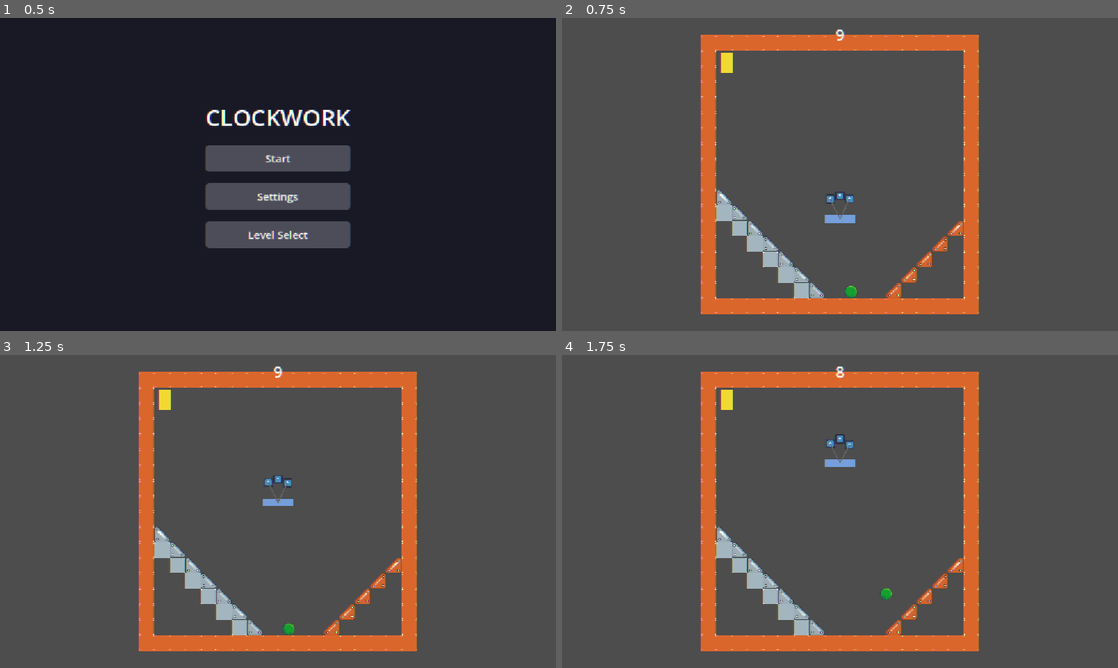
Above: before the commit, frames 1-4 (two rows, left to right).
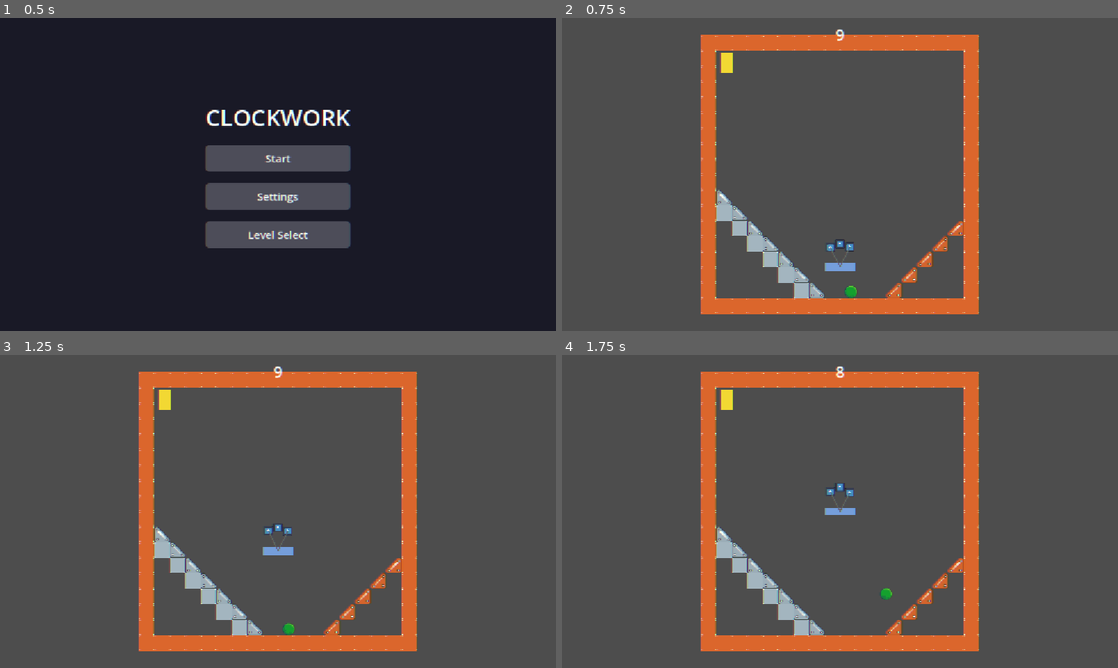
Above: after the commit, the same moments.

Repository: swan-eternal/clockwork
Game: Godot game, scene res://scenes/main_menu.tscn
Two runs of this game, one before a commit and one after it. Both use one fixed random seed, a clock stepped at 60 frames per second and the inputs below. The engine's default icon, where the game draws it, is replaced by a stand-in: a white triangle on a blue panel in a dark square.
Inputs:
- Up to frame 1 (0.5 s): no input
- Up to frame 2 (0.75 s): click "Start" at 0.5 s
- Up to frame 3 (1.25 s): no input
- Up to frame 4 (1.75 s): tap Enter (ui_accept) at 1.25, 1.52 s; hold Right (ui_right) from 1.28 s (still down)

Frame 1 is identical in both runs. In frame 2, 0.5% of the frame differs, in the area x 47-53%, y 55-81%; in frame 3, 0.5%; in frame 4, 0.5%.

Commit message:
Fix platform position bug + drop rail constraint feature
The rail markers + constraint feature was a mess (Jason: 'doesn't
work in an intuitive way at all'). Two changes:

1. Fix the position bug. moving_platform.gd's _ready was setting
   'position = rail_start.lerp(rail_end, _t)', which OVERWROTE the
   platform's placed position (the .tscn's position field). The
   platform would always appear at the rail-start offset, not where
   the designer placed it in the .tscn / editor. Fix: capture the
   placed position in @onready ('@onready var _placed_position:
   Vector2 = position') and use it as the base — 'position =
   _placed_position + rail_start.lerp(rail_end, _t)' in both _ready
   and _physics_process. The markers' positions are now offsets on
   top of the placed position, not the entire position.

2. Roll back the constraint feature. The vertical / horizontal /
   diagonal lock (added in c82713d) used _process polling to detect
   marker movement, which was a workaround for a missing
   set_notify_local_transform_changes in this Godot build. The
   feature is over-engineered for a jam — the markers alone solve
   the drag-to-position problem. Removed: rail_constraint export,
   _processing_marker_constraint flag, marker signal connections in
   _ready, the two _on_*_marker_moved handler functions.

The markers stay as draggable Node2D children (the rail_marker.gd
script is still attached for the visual indicator in _draw — a small
circle drawn in the editor so the marker is visually distinct and
easy to find in the Scene tree). The _process polling was removed
from rail_marker.gd (no longer needed without the constraint).

The result: drag a marker → rail_start / rail_end updates → platform
moves between them in its local frame. Platform stays where the
designer put it in the .tscn / editor (no more position overwrite).
Markers are visually distinct in the editor. No over-engineered
constraint feature cluttering the UI.

Diff:
--- a/scripts/moving_platform.gd
+++ b/scripts/moving_platform.gd
@@ -14,19 +14,17 @@
 ## @export values at _ready(). This lets the level designer drag the
 ## endpoints visually in the editor instead of typing numbers.
 ##
+## The platform's position in the .tscn / editor (where the designer
+## placed it) is preserved — the rail offset is added on top via
+## `_placed_position + rail_start.lerp(rail_end, _t)`. Without this,
+## the platform's position would be overwritten by the rail start
+## and the platform would always appear at the parent's origin +
+## rail_start regardless of where the designer placed it.
+##
 
 # Variant label. Drives the gravity/buoyancy direction in _ready().
 # "Balloon" rises (buoyancy > gravity); "Weight" falls (gravity).
 @export var platform_type: String = "Balloon"
-
-# Direction lock between the two rail markers (RailStart / RailEnd).
-# When the designer drags one marker, the other is snapped so the
-# rail direction stays at this axis. "free" = no constraint.
-# "vertical" = same X (RailEnd.x locked to RailStart.x). "horizontal"
-# = same Y. "diagonal" = 45° (RailEnd - RailStart = (d, d), preserves
-# the original X-distance d). Applies only in the editor via the
-# marker nodes' position_manually_set signal.
-@export_enum("free", "vertical", "horizontal", "diagonal") var rail_constraint: String = "free"
 
 # Rail endpoints in platform-local coordinates. The platform moves
 # back and forth between these along the line connecting them.
@@ -68,15 +66,16 @@
 @onready var _rail_start_marker: Node2D = get_node_or_null("RailStart")
 @onready var _rail_end_marker: Node2D = get_node_or_null("RailEnd")
 
+# Capture the placed position (the position the platform was set to
+# in the .tscn / editor) so the rail offset is added on top of it
+# rather than overwriting it. @onready runs before any rail offset
+# logic modifies position, so this is the true placed position.
+@onready var _placed_position: Vector2 = position
+
 # Internal state — parameter along the rail (0 = at rail_start, 1 = at
 # rail_end), plus per-tick velocity.
 var _t: float = 0.0
 var _velocity: float = 0.0
-
-# True while the constraint handler is programmatically moving the
-# other marker in response to one marker being moved. Prevents the
-# marker A moves → marker B moves → marker A moves loop.
-var _processing_marker_constraint: bool = false
 
 # The CollisionShape2D and Polygon2D visual are children of the
 # platform node, populated from the @tool-evaluated scene tree.
@@ -94,15 +93,6 @@
 	if _rail_end_marker != null:
 		rail_end = _rail_end_marker.position
 
-	# Connect to the markers' position_manually_set signal so the
-	# constraint (rail_constraint) is enforced when the designer drags
-	# them. Only meaningful in the editor — at runtime the markers
-	# don't move, so no signal fires and the constraint is a no-op.
-	if _rail_start_marker != null and _rail_start_marker.has_signal("position_manually_set"):
-		_rail_start_marker.position_manually_set.connect(_on_start_marker_moved)
-	if _rail_end_marker != null and _rail_end_marker.has_signal("position_manually_set"):
-		_rail_end_marker.position_manually_set.connect(_on_end_marker_moved)
-
 	# Apply the gravity_scale based on platform_type so the same @export
 	# values for gravity/buoyancy give the right behavior in both
 	# variants without the level designer having to set them.
@@ -118,10 +108,13 @@
 			gravity_scale = 1.0
 
 	# Initial state — start at the configured starting_position on the
-	# rail with zero velocity.
+	# rail with zero velocity. Position is the placed position (from
+	# the .tscn / editor) plus the rail offset, so the platform stays
+	# where the designer put it rather than snapping to the parent's
+	# origin + rail_start.
 	_t = starting_position
 	_velocity = 0.0
-	position = rail_start.lerp(rail_end, _t)
+	position = _placed_position + rail_start.lerp(rail_end, _t)
 
 
 func _physics_process(delta: float) -> void:
@@ -160,8 +153,11 @@
 		_t = 1.0
 		_velocity = 0.0
 
-	# Apply position in local coords.
-	position = rail_start.lerp(rail_end, _t)
+	# Apply position: placed position (from .tscn) + rail offset.
+	# Using the placed position as the base means the platform stays
+	# where the designer placed it in the .tscn / editor, and the rail
+	# offset is just an offset on top of that.
+	position = _placed_position + rail_start.lerp(rail_end, _t)
 
 
 # Resize the CollisionShape2D RectangleShape2D to match platform_size.
@@ -187,62 +183,13 @@
 	])
 
 
-# Draw a line between the rail endpoints in the editor. Gives the
-# level designer a visual reference for the rail's extent, even
-# when the markers are at their default positions. Draws only in
-# the editor (Engine.is_editor_hint() check) so it doesn't show
-# at runtime.
+# Draw a light-blue line between the rail endpoints in the editor. Gives
+# the level designer a visual reference for the rail's extent, even
+# when the markers are at their default positions. Draws only in the
+# editor (Engine.is_editor_hint() check) so it doesn't show at runtime.
 func _draw() -> void:
 	if not Engine.is_editor_hint():
 		return
 	draw_line(rail_start, rail_end, Color(0.5, 0.8, 1.0, 0.6), 2.0)
 	draw_circle(rail_start, 4.0, Color(0.5, 0.8, 1.0, 0.8))
 	draw_circle(rail_end, 4.0, Color(0.5, 0.8, 1.0, 0.8))
-
-
-# Called when the designer drags RailStart in the editor. Snaps
-# RailEnd to maintain the rail_constraint lock. Editor-only (the
-# signal is fired in the marker's @tool _notification, which doesn't
-# fire at runtime in a meaningful way). The _processing_marker_constraint
-# flag prevents the loop where moving RailEnd programmatically would
-# re-fire RailStart's signal and trigger another move.
-func _on_start_marker_moved(new_pos: Vector2) -> void:
-	if _processing_marker_constraint or not Engine.is_editor_hint():
-		return
-	if _rail_end_marker == null:
-		return
-	_processing_marker_constraint = true
-	match rail_constraint:
-		"vertical":
-			# Same X — the rail is vertical. Keep RailEnd's X, take
-			# RailStart's Y (snap RailEnd horizontally to match).
-			_rail_end_marker.position = Vector2(_rail_end_marker.position.x, new_pos.y)
-		"horizontal":
-			# Same Y — rail is horizontal. Keep RailEnd's Y, take
-			# RailStart's X.
-			_rail_end_marker.position = Vector2(new_pos.x, _rail_end_marker.position.y)
-		"diagonal":
-			# 45° line. Preserve the original X-distance d between
-			# the markers; set RailEnd to RailStart + (d, d).
-			var dx: float = _rail_end_marker.position.x - _rail_start_marker.position.x
-			_rail_end_marker.position = Vector2(new_pos.x + dx, new_pos.y + dx)
-	_processing_marker_constraint = false
-
-
-# Mirror of _on_start_marker_moved, but for RailEnd. Snaps
-# RailStart to maintain the constraint when RailEnd moves.
-func _on_end_marker_moved(new_pos: Vector2) -> void:
-	if _processing_marker_constraint or not Engine.is_editor_hint():
-		return
-	if _rail_start_marker == null:
-		return
-	_processing_marker_constraint = true
-	match rail_constraint:
-		"vertical":
-			_rail_start_marker.position = Vector2(new_pos.x, _rail_start_marker.position.y)
-		"horizontal":
-			_rail_start_marker.position = Vector2(new_pos.x, _rail_start_marker.position.y)
-		"diagonal":
-			var dx: float = _rail_end_marker.position.x - _rail_start_marker.position.x
-			_rail_start_marker.position = Vector2(new_pos.x - dx, new_pos.y - dx)
-	_processing_marker_constraint = false
--- a/scripts/rail_marker.gd
+++ b/scripts/rail_marker.gd
@@ -4,42 +4,21 @@
 ## Marker node for rail endpoints. Used by BalloonPlatform and
 ## WeightPlatform so the level designer can drag the rail start
 ## and end in the 2D editor instead of typing numbers in the
-## Inspector. Emits a signal when the marker moves in the editor,
-## so the parent platform can react (e.g. enforce a vertical /
-## horizontal / diagonal lock between the two markers).
+## Inspector.
 ##
 
-# Emitted when this marker is moved in the editor. The parent
-# platform listens for this and may snap the other marker to
-# maintain a constraint (e.g. vertical / horizontal lock).
+# Emitted when this marker is moved in the editor. (Currently unused
+# — the constraint feature was rolled back — but kept here in case
+# we want it again later.)
 signal position_manually_set(new_pos: Vector2)
 
-# Cached position for change detection. The @tool _process polls
-# the editor every frame; if the position differs from the cached
-# value, the signal is emitted. At runtime _process is short-circuited
-# by the Engine.is_editor_hint() check, so there's no per-frame cost
-# outside the editor.
-var _last_pos: Vector2 = Vector2.ZERO
-var _last_pos_initialized: bool = false
 
-
-func _process(_delta: float) -> void:
-	# Only poll in the editor. At runtime the markers are static
-	# (set once from the .tscn at scene load), so there's no point
-	# checking for changes.
+# Draw a small circle in the editor so the marker is visually
+# distinct and easy to find in the Scene tree. The circle is
+# centered on the marker's local origin. Drawn only in the editor
+# (Engine.is_editor_hint() check) so it doesn't show at runtime.
+func _draw() -> void:
 	if not Engine.is_editor_hint():
 		return
-	# First frame after the scene loads in the editor: record the
-	# marker's initial position without emitting. The position is
-	# being populated from the .tscn, not from a user drag, so this
-	# is a "set up" frame, not a "user moved" frame.
-	if not _last_pos_initialized:
-		_last_pos = position
-		_last_pos_initialized = true
-		return
-	# Position changed since the previous frame — the user dragged
-	# the marker in the editor. Emit so the parent can react (snap
-	# the other marker to maintain a direction lock).
-	if position != _last_pos:
-		_last_pos = position
-		position_manually_set.emit(position)
+	draw_circle(Vector2.ZERO, 6.0, Color(0.3, 0.6, 1.0, 0.8))
+	draw_arc(Vector2.ZERO, 6.0, 0.0, TAU, 16, Color(0.1, 0.4, 0.9, 1.0), 1.0)
